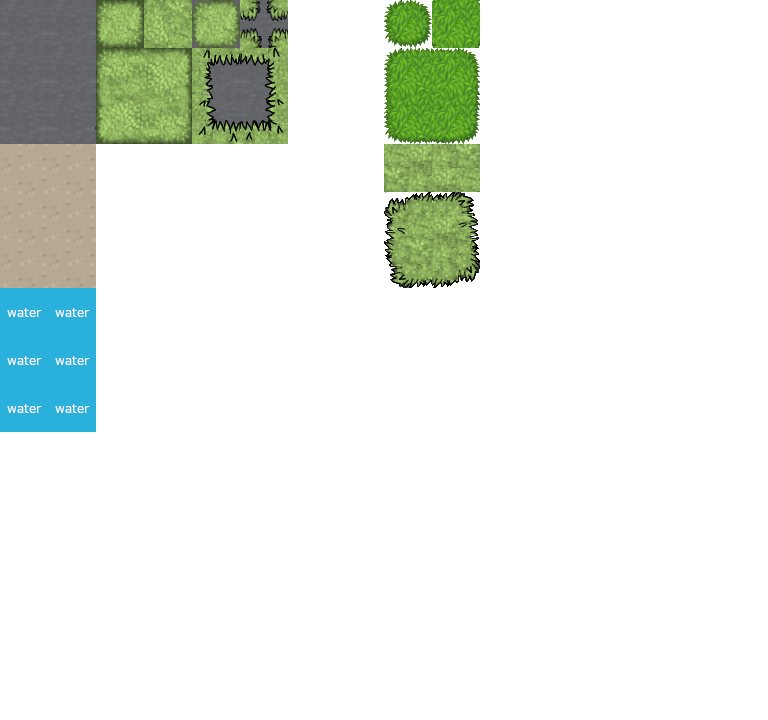
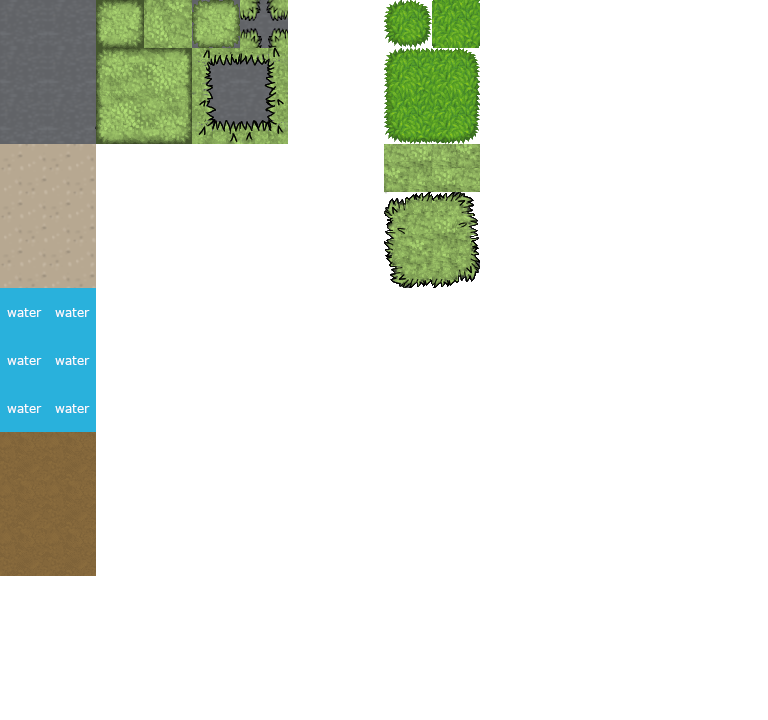
Layer changes from the first 768x720 image to the second:
painted on "Proper" over bbox(0, 432, 96, 576)
